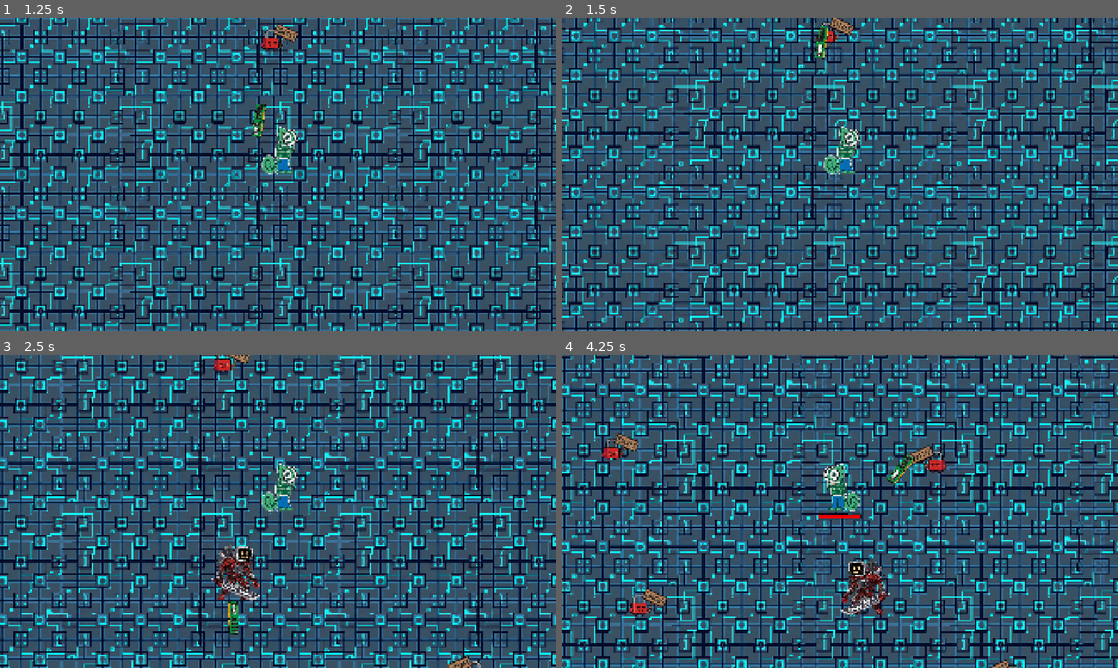
Above: before the commit, frames 1-4 (two rows, left to right).
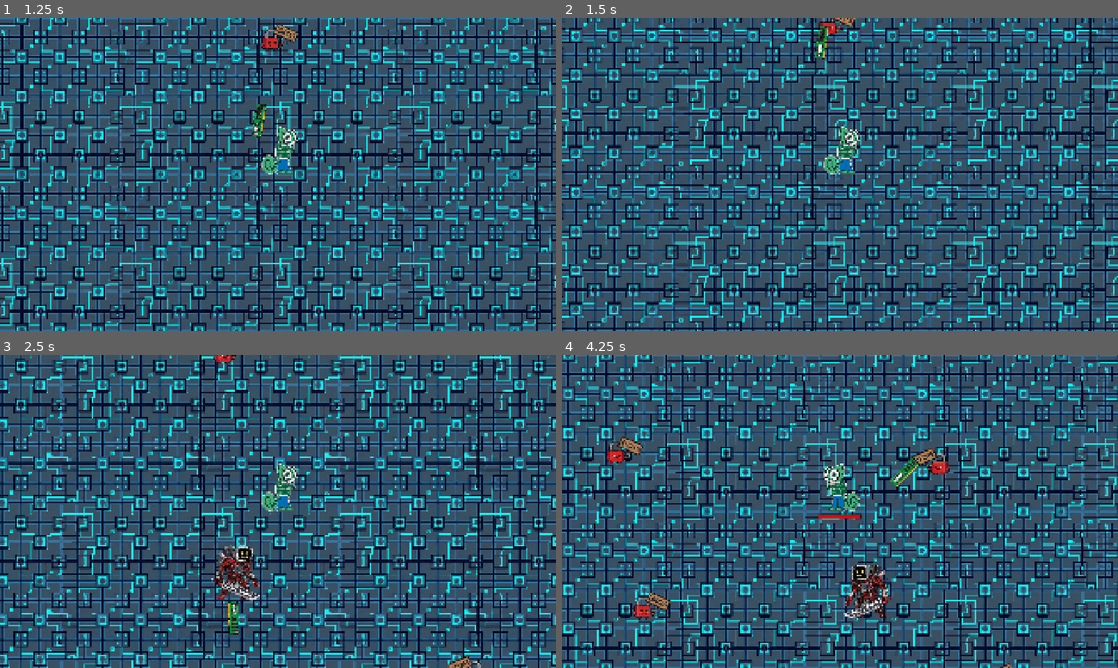
Above: after the commit, the same moments.

Repository: jcronenberg/hackweek-survivor
Game: Godot game, scene res://src/game/game.tscn
Two runs of this game, one before a commit and one after it. Both use one fixed random seed, a clock stepped at 60 frames per second and the inputs below.
Inputs:
- Up to frame 1 (1.25 s): tap Enter at 0.5 s; hold Right (ui_right) from 0.53 s (still down)
- Up to frame 2 (1.5 s): release Right (ui_right) at 1.28 s; hold Down (ui_down) from 1.28 s (still down)
- Up to frame 3 (2.5 s): release Down (ui_down) at 2.03 s; hold Right (ui_right) from 2.03 s (still down)
- Up to frame 4 (4.25 s): release Right (ui_right) at 2.78 s; hold Up (ui_up) 2.78-3.53 s; hold Left (ui_left) from 3.53 s (still down)

Frame 1 is identical in both runs. In frame 2, 0.3% of the frame differs, in the area x 45-53%, y 0-9%; in frame 3, 0.2%; in frame 4, 71%, in the area x 0-100%, y 0-100%.

Commit message:
Add pushback to ram weapon

Diff:
--- a/src/enemies/enemy.gd
+++ b/src/enemies/enemy.gd
@@ -4,6 +4,7 @@
 @export var speed: int = 200
 @export var damage: int = 3
 @export var health: int = 20
+@export var weight: int = 20
 
 
 func _ready() -> void:
--- a/src/enemies/enemy_boss_segfault.gd
+++ b/src/enemies/enemy_boss_segfault.gd
@@ -5,3 +5,4 @@
 	super()
 
 	health = 50
+	weight = 100
--- a/src/weapons/ram_stick.gd
+++ b/src/weapons/ram_stick.gd
@@ -7,6 +7,7 @@
 	set(value):
 		direction = value
 		look_at(direction)
+@export var push_power: int = 50
 
 
 func _physics_process(delta: float) -> void:
@@ -20,3 +21,5 @@
 func _on_body_entered(body: Node2D) -> void:
 	if body is Enemy:
 		body.get_damage_dealt(base_damage)
+		if body.weight < push_power:
+			body.global_position += direction * (push_power - body.weight)
